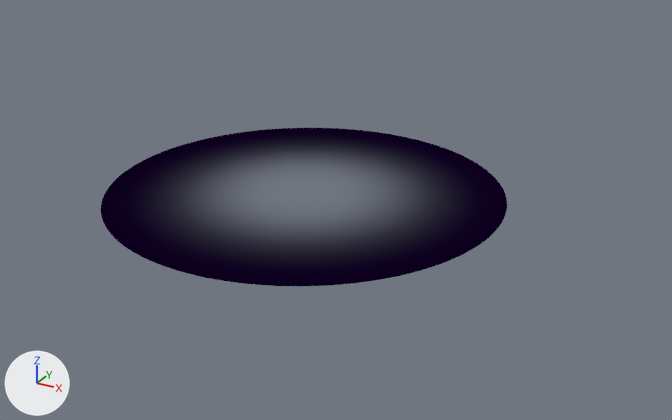
What one commit did to the Blender file data/ui/loading_bg.blend.
The view is the same before and after, from a camera (50 mm lens) standing at (16.7, -28.0, 13.5) and looking at (1.2, 0.3, -0.6). The axes (+X, +Y, +Z) are drawn at lower left. The lights are the same throughout. The picture after the commit comes second.
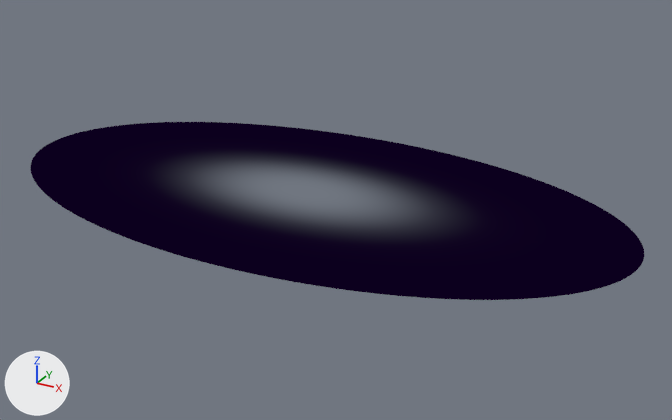
Commit message: minor update loading

ob_empty is not drawn itself; it is the parent of ob_plane.

Where the change shows, as pixel boxes (x1, y1, x2, y2) in the pictures (672 x 420 px):
'Plane', reshaped, rescaled (51% wider, 13% taller): before (101, 128, 507, 286); after (31, 122, 644, 300)

The change, as a diff of the scene's bpy script:
```diff
--- a/data/ui/loading_bg.blend.py
+++ b/data/ui/loading_bg.blend.py
@@ me_plane_001 @@
 # used by ob_plane; parent = ob_empty; location = (0.0, -1.592, 0.0)
-me_plane_001.from_pydata(...)  # 408 vertices, 363 faces; spans x -5.0..5.0, y -8.5..1.5, z 0.0
+me_plane_001.from_pydata(...)  # 408 vertices, 363 faces; spans x -5.0..5.0, y -13.61..1.5, z 0.0
+# me_plane_001 part 1: all 34 vertices in x -5.0..5.0, y -8.5, z 0.0 are moved by (0.0, -5.11, 0.0)
 me_plane_001.materials.append(mat_material)
@@ ob_empty @@
 ob_empty.location = (0.0, 0.0, 0.0)
-ob_empty.scale = (0.75, 0.75, 0.75)
+ob_empty.scale = (0.825, 0.44, 0.825)
```
